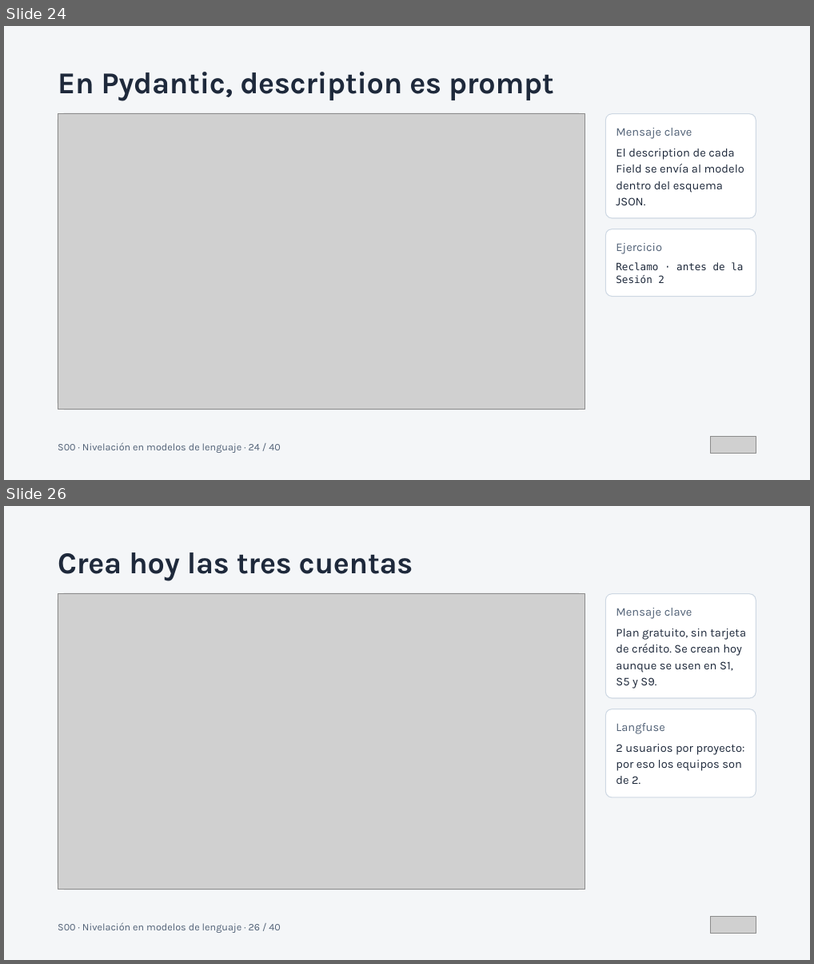
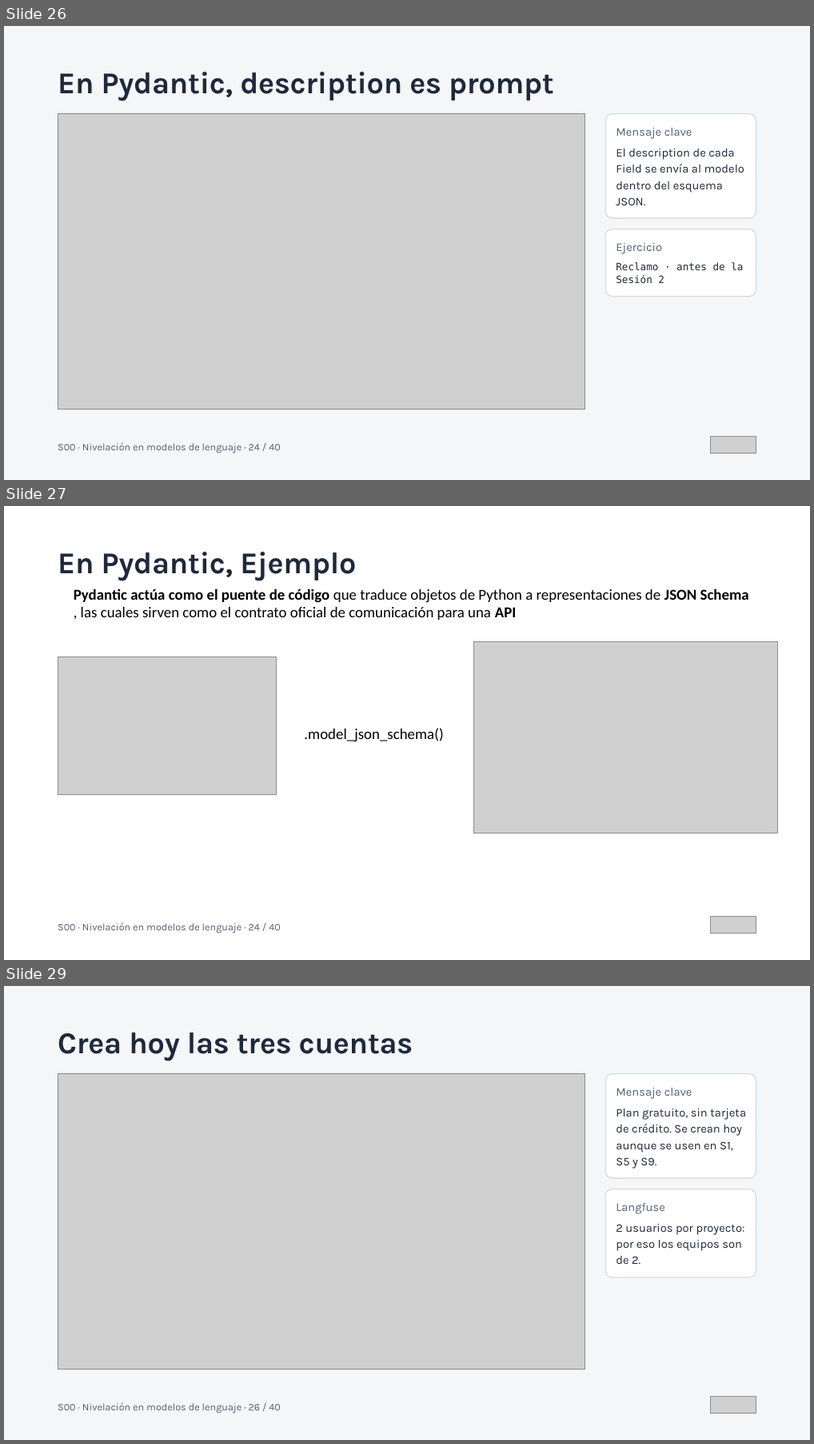
Before and after one commit to javierrosado/ariwalab-course-langchain, a slide deck: 00-preparacion/S00 · Nivelación en modelos de lenguaje.pptx. Shown one above the other, each under a label of ours: slides 24 and 26 before the commit, slides 26, 27 and 29 after it; the slides between them are not shown. The pictures are 814x964 and 814x1444 pixels, drawn with LibreOffice and Linux fonts; fonts in the diff are those of the drawing; grey boxes stand for pictures. Boxes give left, top, right and bottom in pixels: in the first picture for what was removed or moved away, otherwise in the second. Text is boxed around its words. In the diff, an @@ line names an element or a change of style, - is before the commit and + after.

Commit message:
docs: update presentation files for language models and intelligent agents

```diff
--- a/00-preparacion/S00 · Nivelación en modelos de lenguaje.pptx
+++ b/00-preparacion/S00 · Nivelación en modelos de lenguaje.pptx
@@ slide 27 added at (x1=4, y1=506, x2=810, y2=960), background #FFFFFF @@
@@ text added at (x1=58, y1=552, x2=356, y2=581), 36 pt, text #1E293B, bold @@
+En Pydantic, Ejemplo
@@ text added at (x1=74, y1=588, x2=750, y2=620), 18 pt, text #000000 @@
+Pydantic actúa como el puente de código que traduce objetos de Python a representaciones de JSON Schema
+, las cuales sirven como el contrato oficial de comunicación para una API
@@ picture added at (x1=474, y1=641, x2=778, y2=832) @@
@@ picture added at (x1=58, y1=656, x2=277, y2=795) @@
@@ text added at (x1=304, y1=728, x2=443, y2=742), 18 pt, text #000000 @@
+.model_json_schema()
@@ text added at (x1=58, y1=922, x2=280, y2=932), 12 pt, text #526277 @@
+S00 · Nivelación en modelos de lenguaje · 24 / 40
@@ picture added at (x1=710, y1=916, x2=757, y2=933) @@
@@ what was slide 24 is now slide 26 @@
@@ what was slide 26 is now slide 29 @@
```
Also in this commit, not shown: 5 slides changed, 2 other slides added, 1 other file.
